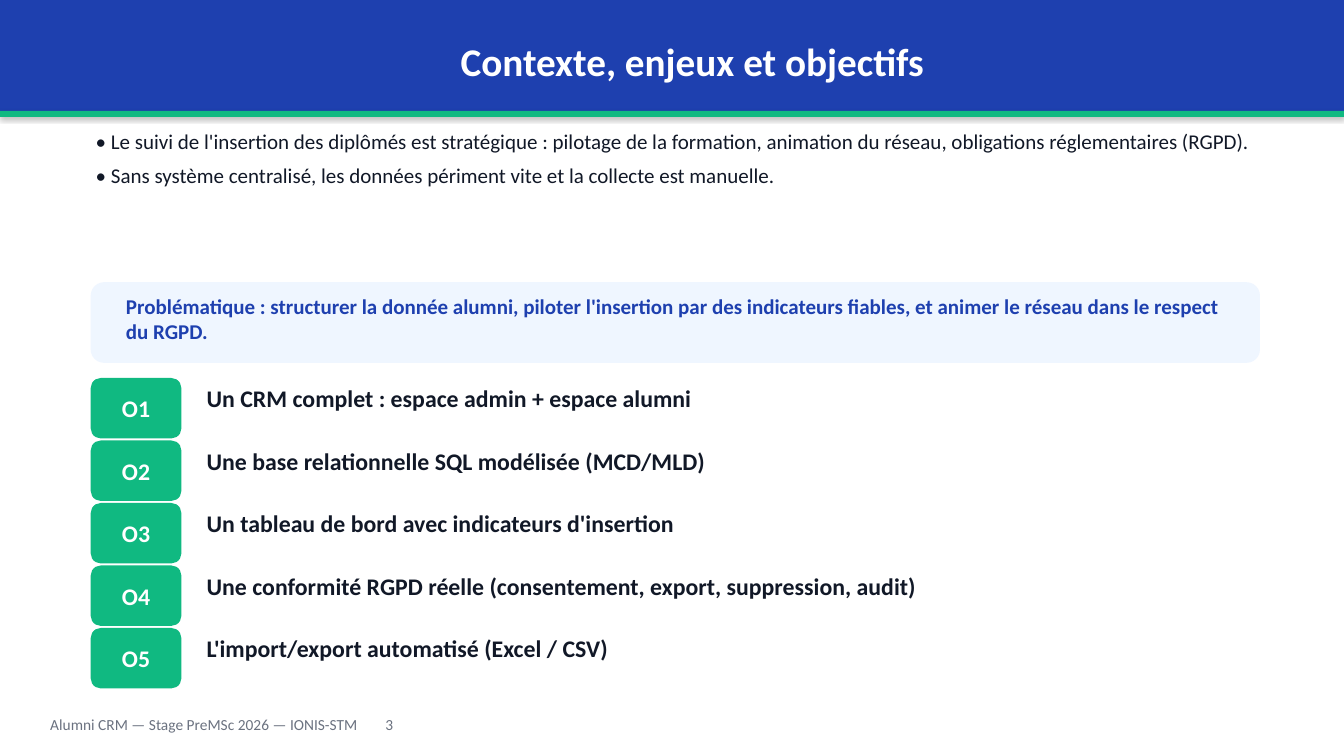
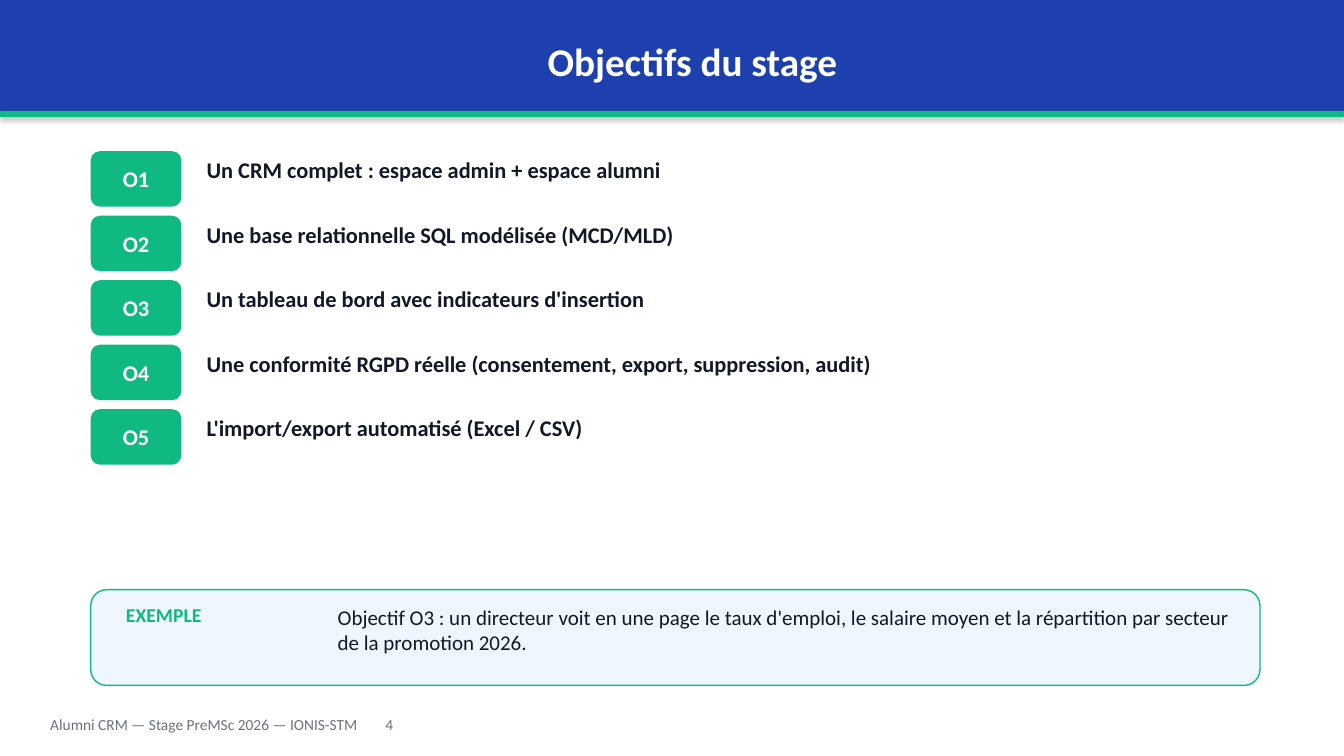
Before and after one commit to Rafikdjm/CRM_IONIS, a slide deck: slide 4 of Rapport/Soutenance - Alumni CRM - PreMSc 2026.pptx (slide 3 before the commit). Drawn at 1344x756 pixels with LibreOffice and Linux fonts; fonts in the diff are those of the drawing. Boxes give left, top, right and bottom in pixels: in the first picture for what was removed or moved away, otherwise in the second. Text is boxed around its words. In the diff, an @@ line names an element or a change of style, - is before the commit and + after.

Commit message:
feat(soutenance): rebuild deck to 13 slides - add MCD capture, rewrite context slide, add concrete example per section

```diff
--- a/Rapport/Soutenance - Alumni CRM - PreMSc 2026.pptx
+++ b/Rapport/Soutenance - Alumni CRM - PreMSc 2026.pptx
@@ text in rectangle at (x1=548, y1=48, x2=837, y2=83): text changed @@
-Contexte, enjeux et objectifs
+Objectifs du stage
@@ text removed at (x1=111, y1=134, x2=1248, y2=187) @@
-• Le suivi de l'insertion des diplômés est stratégique : pilotage de la formation, animation du réseau, obligations réglementaires (RGPD).
-• Sans système centralisé, les données périment vite et la collecte est manuelle.
@@ rounded rectangle "O1" resized from (x1=91, y1=378, x2=181, y2=439) to (x1=91, y1=151, x2=181, y2=207) @@
@@ text "Un CRM complet : espace ..." moved from (x1=207, y1=390, x2=691, y2=411) to (x1=207, y1=162, x2=660, y2=182) @@
@@ rounded rectangle "O2" resized from (x1=91, y1=441, x2=181, y2=501) to (x1=91, y1=216, x2=181, y2=271) @@
@@ text "Une base relationnelle SQL modélisée ..." moved from (x1=207, y1=452, x2=704, y2=474) to (x1=207, y1=226, x2=673, y2=246) @@
@@ rounded rectangle "O3" resized from (x1=91, y1=503, x2=181, y2=564) to (x1=91, y1=280, x2=181, y2=336) @@
@@ rounded rectangle removed at (x1=91, y1=282, x2=1260, y2=363) @@
@@ text removed at (x1=126, y1=299, x2=1218, y2=339) @@
-Problématique : structurer la donnée alumni, piloter l'insertion par des indicateurs fiables, et animer le réseau dans le respect du RGPD.
@@ text "Un tableau de bord avec ..." moved from (x1=207, y1=515, x2=673, y2=532) to (x1=207, y1=291, x2=644, y2=307) @@
@@ rounded rectangle "O4" resized from (x1=91, y1=566, x2=181, y2=626) to (x1=91, y1=345, x2=181, y2=400) @@
@@ text "Une conformité RGPD réelle (consentement, ..." moved from (x1=207, y1=577, x2=916, y2=599) to (x1=207, y1=355, x2=870, y2=376) @@
@@ rounded rectangle "O5" resized from (x1=91, y1=628, x2=181, y2=689) to (x1=91, y1=409, x2=181, y2=465) @@
@@ size 17 to 16 pt in 10 elements at (x1=91, y1=151, x2=181, y2=207), (x1=207, y1=162, x2=660, y2=182), (x1=91, y1=216, x2=181, y2=271), (x1=207, y1=226, x2=673, y2=246), (x1=91, y1=280, x2=181, y2=336), (x1=207, y1=291, x2=644, y2=307), (x1=91, y1=345, x2=181, y2=400), (x1=207, y1=355, x2=870, y2=376), (x1=91, y1=409, x2=181, y2=465), (x1=207, y1=419, x2=582, y2=440) @@
@@ text "L'import/export automatisé (Excel / CSV)" moved from (x1=207, y1=639, x2=608, y2=661) to (x1=207, y1=419, x2=582, y2=440) @@
@@ rounded rectangle added at (x1=91, y1=590, x2=1260, y2=686), fill #EFF6FF, outline #10B981 1 pt @@
@@ text added at (x1=126, y1=609, x2=201, y2=622), 14 pt, text #10B981, bold @@
+EXEMPLE
@@ text added at (x1=338, y1=610, x2=1228, y2=654), 15 pt, text #111827 @@
+Objectif O3 : un directeur voit en une page le taux d'emploi, le salaire moyen et la répartition par secteur de la promotion 2026.
@@ text at (x1=50, y1=719, x2=393, y2=733): text changed @@
-Alumni CRM — Stage PreMSc 2026 — IONIS-STM 3
+Alumni CRM — Stage PreMSc 2026 — IONIS-STM 4
```
Also in this commit, not shown: 7 other slides changed, 3 slides added, 1 slide removed, 1 other file.
